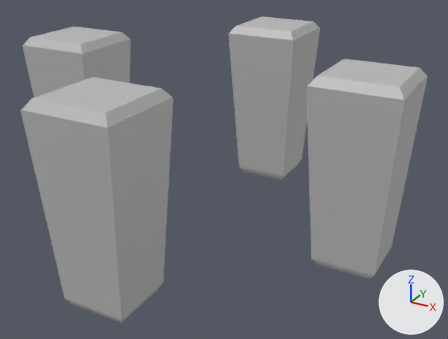
The FBX model Projeto Ra 002/Assets/Level tiles/Originals/egiTele.fbx, before and after one commit.
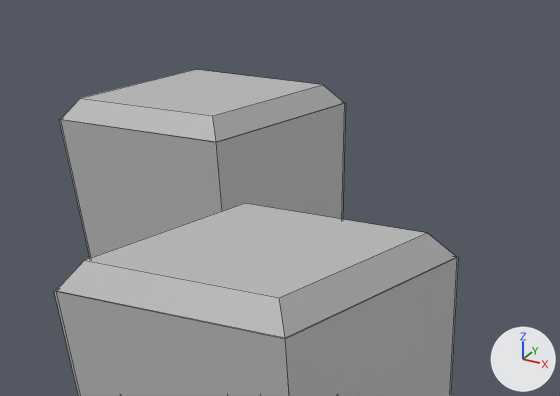
The first picture shows the older version from a 50 mm camera at (0.0375, -0.0637, 0.0312) aimed at (0.0026, -0.0003, -0.0005). The close-ups show both versions on the part from 0% to 47% of the width and 0% to 44% of the height of that picture; other places that the commit changed are outside them. The lights are fixed; the arrows at lower right show +X, +Y and +Z. The close-ups show mesh edges as thin lines. Where no turn or scale is listed for an object, it has been applied to the vertices.

The first close-up shows 'tele1', 'tele1_EM', 'tele2', 'tele2_EM'.
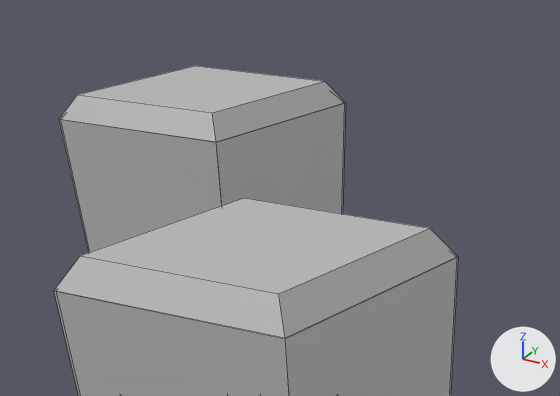
The change, as a diff of the scene's bpy script:
```diff
--- a/Projeto Ra 002/Assets/Level tiles/Originals/egiTele.fbx.py
+++ b/Projeto Ra 002/Assets/Level tiles/Originals/egiTele.fbx.py
@@ me_mesh_005 @@
 me_mesh_005.from_pydata(...)  # 8 vertices, 4 faces; spans x -0.005..0.005, y -0.005..0.0051, z -0.0077..0.0134
 # used by ob_tele1_em; location = (0.0, -0.02, 0.0)
 # verts and faces of me_mesh_005; kept vertices keep their numbers, new ones are numbered from 8
 # before: 2 (-0.005, -0.005, 0.0134) at pixel (53, 290), 3 (0.005, -0.005, 0.0134) at pixel (285, 338), 4 (-0.005, 0.0051, 0.0134), 5 (0.005, 0.0051, 0.0134) at pixel (458, 256)
+# me_mesh_005 part 2
+verts[8] = (-0.0043, -0.0043, 0.0145)  # pixel (80, 255)
+verts[9] = (0.0043, -0.0043, 0.0145)  # pixel (278, 293)
+verts[10] = (-0.0043, 0.0043, 0.0145)  # pixel (243, 197)
+verts[11] = (0.0043, 0.0043, 0.0145)  # pixel (429, 228)
+faces += [(2, 3, 9, 8), (4, 10, 11, 5), (2, 8, 10, 4), (3, 5, 11, 9), (8, 9, 11, 10)]
 me_mesh_005.materials.append(mat_lambert1)
@@ me_mesh_006 @@
 me_mesh_006.from_pydata(...)  # 8 vertices, 4 faces; spans x -0.005..0.005, y -0.005..0.0051, z -0.0077..0.0134
 # used by ob_tele2_em; location = (-0.02, 0.0, 0.0)
 # verts and faces of me_mesh_006; kept vertices keep their numbers, new ones are numbered from 8
 # before: 2 (-0.005, -0.005, 0.0134) at pixel (59, 119), 3 (0.005, -0.005, 0.0134) at pixel (216, 142), 4 (-0.005, 0.0051, 0.0134), 5 (0.005, 0.0051, 0.0134) at pixel (345, 102)
+# me_mesh_006 part 1
+verts[8] = (-0.0043, -0.0043, 0.0145)  # pixel (77, 94)
+verts[9] = (0.0043, -0.0043, 0.0145)  # pixel (212, 112)
+verts[10] = (-0.0043, 0.0043, 0.0145)  # pixel (195, 65)
+verts[11] = (0.0043, 0.0043, 0.0145)  # pixel (324, 81)
+faces += [(2, 3, 9, 8), (4, 10, 11, 5), (2, 8, 10, 4), (3, 5, 11, 9), (8, 9, 11, 10)]
 me_mesh_006.materials.append(mat_lambert1)
```

Location of each change, [x1, y1, x2, y2] in pixels of the close-ups (560 x 396 px):
'tele1_EM', reshaped: before [54, 256, 458, 396]; after [54, 198, 458, 396]
'tele2_EM', reshaped: before [59, 103, 346, 258]; after [59, 66, 346, 252]
part 1 of me_mesh_006, added: after [60, 66, 345, 142]
part 2 of me_mesh_005, added: after [54, 198, 458, 338]
'tele1', unchanged, covered by the edit: before [56, 203, 456, 338]
'tele2', unchanged, covered by the edit: before [61, 70, 344, 142]
